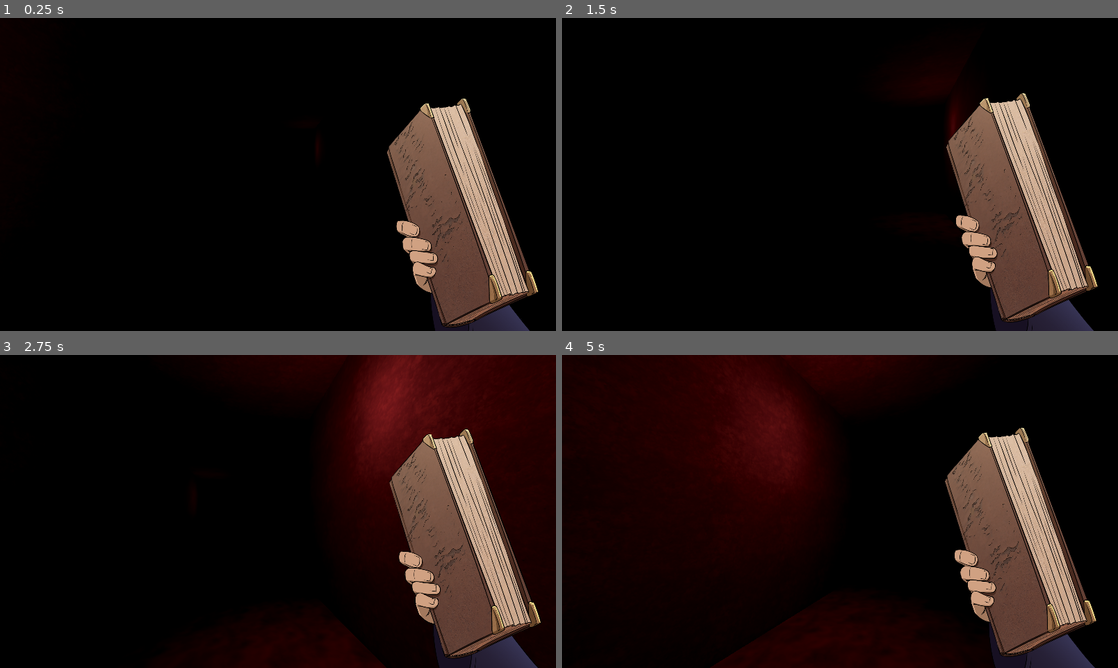
Above: before the commit, frames 1-4 (two rows, left to right).
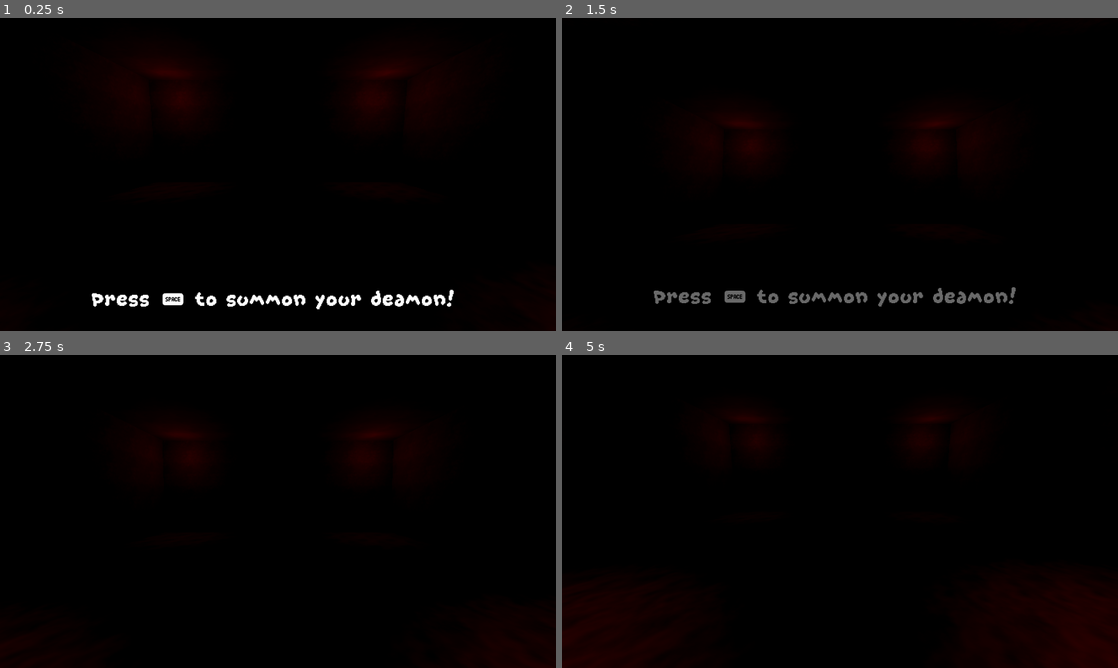
Above: after the commit, the same moments.

Repository: Bigaston/LDJam55
Game: Godot game, scene res://scenes/main.tscn
The game is run twice, just before and just after one commit, with the same random seed, the same clock (stepped at 60 frames per second) and the same inputs.
Inputs (mouse positions are in pixels of both pictures, inside the frame that each line leads up to):
- Up to frame 1 (0.25 s): no input
- Up to frame 2 (1.5 s): move the mouse to (867, 174) at 0.52 s; hold W (move_forward) from 0.53 s (still down); tap Space (use_spell) at 0.6, 1.35 s; move the mouse to (812, 174) at 1.27 s
- Up to frame 3 (2.75 s): keep holding W (move_forward); move the mouse to (289, 505) at 2.02 s; tap Space (use_spell) at 2.1 s
- Up to frame 4 (5 s): keep holding W (move_forward); move the mouse to (834, 517) at 2.77 s; tap Space (use_spell) at 2.85, 3.6, 4.35 s; move the mouse to (878, 514) at 3.52 s; move the mouse to (795, 508) at 4.27 s

The runs differ from the first frame. In frame 1, 15% of the frame differs, in the area x 16-97%, y 13-100%; in frame 2, 15%; in frame 3, 35%; in frame 4, 43%, in the area x 0-100%, y 0-100%.

Commit message:
[AUDIO][MIX][SFX] reverb + intro part

Diff:
--- a/default_bus_layout.tres
+++ b/default_bus_layout.tres
@@ -1,4 +1,11 @@
-[gd_resource type="AudioBusLayout" format=3 uid="uid://w6momqq0rft6"]
+[gd_resource type="AudioBusLayout" load_steps=2 format=3 uid="uid://w6momqq0rft6"]
+
+[sub_resource type="AudioEffectReverb" id="AudioEffectReverb_4r0u7"]
+resource_name = "Reverb"
+room_size = 0.35
+damping = 0.75
+spread = 0.75
+wet = 0.25
 
 [resource]
 bus/1/name = &"SFX"
@@ -7,9 +14,17 @@
 bus/1/bypass_fx = false
 bus/1/volume_db = 0.0
 bus/1/send = &"Master"
+bus/1/effect/0/effect = SubResource("AudioEffectReverb_4r0u7")
+bus/1/effect/0/enabled = true
 bus/2/name = &"Music"
 bus/2/solo = false
-bus/2/mute = true
+bus/2/mute = false
 bus/2/bypass_fx = false
 bus/2/volume_db = 0.0
 bus/2/send = &"Master"
+bus/3/name = &"AMB"
+bus/3/solo = false
+bus/3/mute = false
+bus/3/bypass_fx = false
+bus/3/volume_db = 0.0
+bus/3/send = &"Master"
--- a/objects/monster_legs/Spectre_Leg.tscn
+++ b/objects/monster_legs/Spectre_Leg.tscn
@@ -32,3 +32,4 @@
 [node name="Footstep" type="AudioStreamPlayer3D" parent="Sounds"]
 stream = ExtResource("3_ayv16")
 autoplay = true
+bus = &"SFX"
--- a/objects/monster_legs/Zombie_Leg.tscn
+++ b/objects/monster_legs/Zombie_Leg.tscn
@@ -30,7 +30,7 @@
 tracks/1/interp = 1
 tracks/1/loop_wrap = true
 tracks/1/keys = {
-"times": PackedFloat32Array(0.5),
+"times": PackedFloat32Array(0.6),
 "transitions": PackedFloat32Array(1),
 "values": [{
 "args": [0.0],
@@ -44,7 +44,7 @@
 tracks/2/interp = 1
 tracks/2/loop_wrap = true
 tracks/2/keys = {
-"times": PackedFloat32Array(0.2),
+"times": PackedFloat32Array(0.3),
 "transitions": PackedFloat32Array(1),
 "values": [{
 "args": [0.0],
--- a/resources/audio/audio streams/legs/L_B-Feather.tres
+++ b/resources/audio/audio streams/legs/L_B-Feather.tres
@@ -7,6 +7,7 @@
 [ext_resource type="AudioStream" uid="uid://bl6yhon6tqog8" path="res://resources/audio/sources/monster_limbs/legs/L_B-Feathers-005.wav" id="5_w2b60"]
 
 [resource]
+random_pitch = 4.0
 streams_count = 5
 stream_0/stream = ExtResource("1_0r3lh")
 stream_0/weight = 1.0
--- a/resources/audio/audio streams/legs/L_B.tres
+++ b/resources/audio/audio streams/legs/L_B.tres
@@ -10,6 +10,7 @@
 [ext_resource type="AudioStream" uid="uid://dms4uo8xc7l62" path="res://resources/audio/sources/monster_limbs/legs/L_B-Claws-008.wav" id="8_pfqvh"]
 
 [resource]
+random_pitch = 4.0
 streams_count = 8
 stream_0/stream = ExtResource("1_jmlbx")
 stream_0/weight = 1.0
--- a/resources/audio/audio streams/legs/L_H-Robe.tres
+++ b/resources/audio/audio streams/legs/L_H-Robe.tres
@@ -9,6 +9,7 @@
 [ext_resource type="AudioStream" uid="uid://dhvv0ttaung7k" path="res://resources/audio/sources/monster_limbs/legs/L_H-Robe-007.wav" id="7_sxmvx"]
 
 [resource]
+random_pitch = 4.0
 streams_count = 7
 stream_0/stream = ExtResource("1_7e7vk")
 stream_0/weight = 1.0
--- a/resources/audio/audio streams/legs/L_H-Shoes.tres
+++ b/resources/audio/audio streams/legs/L_H-Shoes.tres
@@ -9,6 +9,7 @@
 [ext_resource type="AudioStream" uid="uid://dnxgo0lqpenll" path="res://resources/audio/sources/monster_limbs/legs/L_H-Footstep - stem-007.wav" id="7_x7gda"]
 
 [resource]
+random_pitch = 4.0
 streams_count = 7
 stream_0/stream = ExtResource("1_wapim")
 stream_0/weight = 1.0
--- a/resources/audio/audio streams/legs/L_O.tres
+++ b/resources/audio/audio streams/legs/L_O.tres
@@ -10,6 +10,7 @@
 [ext_resource type="AudioStream" uid="uid://cajp5b2ogi5tf" path="res://resources/audio/sources/monster_limbs/legs/L_O-008.wav" id="8_77o2x"]
 
 [resource]
+random_pitch = 4.0
 streams_count = 8
 stream_0/stream = ExtResource("1_dqixb")
 stream_0/weight = 1.0
--- a/resources/audio/audio streams/legs/L_Z-Barefoot.tres
+++ b/resources/audio/audio streams/legs/L_Z-Barefoot.tres
@@ -6,6 +6,7 @@
 [ext_resource type="AudioStream" uid="uid://rq3tcjq61sak" path="res://resources/audio/sources/monster_limbs/legs/L_Z_BareFoot-004.wav" id="4_4bbut"]
 
 [resource]
+random_pitch = 4.0
 streams_count = 4
 stream_0/stream = ExtResource("1_3mkub")
 stream_0/weight = 1.0
--- a/resources/audio/audio streams/legs/L_Z-Shoes.tres
+++ b/resources/audio/audio streams/legs/L_Z-Shoes.tres
@@ -1,20 +1,18 @@
 [gd_resource type="AudioStreamRandomizer" load_steps=5 format=3 uid="uid://4342gvncoceh"]
 
-[sub_resource type="AudioStreamWAV" id="AudioStreamWAV_wrhdx"]
-
-[sub_resource type="AudioStreamWAV" id="AudioStreamWAV_ubilc"]
-
-[sub_resource type="AudioStreamWAV" id="AudioStreamWAV_kl0nm"]
-
-[sub_resource type="AudioStreamWAV" id="AudioStreamWAV_116wc"]
+[ext_resource type="AudioStream" uid="uid://bx5pkntr5c3fc" path="res://resources/audio/sources/monster_limbs/legs/L_Z_ShoesOn-001.wav" id="1_l4giu"]
+[ext_resource type="AudioStream" uid="uid://mvcw7tkpdqcf" path="res://resources/audio/sources/monster_limbs/legs/L_Z_ShoesOn-002.wav" id="2_0di0y"]
+[ext_resource type="AudioStream" uid="uid://bm7omg8sjyfql" path="res://resources/audio/sources/monster_limbs/legs/L_Z_ShoesOn-003.wav" id="3_s8w62"]
+[ext_resource type="AudioStream" uid="uid://n2mh03idruga" path="res://resources/audio/sources/monster_limbs/legs/L_Z_ShoesOn-004.wav" id="4_6174a"]
 
 [resource]
+random_pitch = 4.0
 streams_count = 4
-stream_0/stream = SubResource("AudioStreamWAV_wrhdx")
+stream_0/stream = ExtResource("1_l4giu")
 stream_0/weight = 1.0
-stream_1/stream = SubResource("AudioStreamWAV_ubilc")
+stream_1/stream = ExtResource("2_0di0y")
 stream_1/weight = 1.0
-stream_2/stream = SubResource("AudioStreamWAV_kl0nm")
+stream_2/stream = ExtResource("3_s8w62")
 stream_2/weight = 1.0
-stream_3/stream = SubResource("AudioStreamWAV_116wc")
+stream_3/stream = ExtResource("4_6174a")
 stream_3/weight = 1.0
--- a/resources/audio/audio streams/legs/L_Z-Slide.tres
+++ b/resources/audio/audio streams/legs/L_Z-Slide.tres
@@ -6,6 +6,7 @@
 [ext_resource type="AudioStream" uid="uid://dyjrjtwan7e2r" path="res://resources/audio/sources/monster_limbs/legs/L_Z_Slide-004.wav" id="4_upf0u"]
 
 [resource]
+random_pitch = 4.0
 streams_count = 4
 stream_0/stream = ExtResource("1_4moed")
 stream_0/weight = 1.0
--- a/resources/audio/audio streams/ui/UI_Book_Close.tres
+++ b/resources/audio/audio streams/ui/UI_Book_Close.tres
@@ -3,6 +3,7 @@
 [ext_resource type="AudioStream" uid="uid://dtvspl5qqr1h7" path="res://resources/audio/sources/ui/UI-Book_Close_01.wav" id="1_stgfx"]
 
 [resource]
+random_pitch = 3.0
 streams_count = 1
 stream_0/stream = ExtResource("1_stgfx")
 stream_0/weight = 1.0
--- a/resources/audio/audio streams/ui/UI_Book_Open.tres
+++ b/resources/audio/audio streams/ui/UI_Book_Open.tres
@@ -3,6 +3,7 @@
 [ext_resource type="AudioStream" uid="uid://bm4hfui1jmmqi" path="res://resources/audio/sources/ui/UI-Book_Open_01.wav" id="1_10goj"]
 
 [resource]
+random_pitch = 2.0
 streams_count = 1
 stream_0/stream = ExtResource("1_10goj")
 stream_0/weight = 1.0
--- a/resources/audio/audio streams/ui/UI_Spell.tres
+++ b/resources/audio/audio streams/ui/UI_Spell.tres
@@ -5,6 +5,7 @@
 [ext_resource type="AudioStream" uid="uid://bewbgcrq11u5a" path="res://resources/audio/sources/ui/Sort_Transformation-003.wav" id="3_jiggw"]
 
 [resource]
+random_pitch = 4.0
 streams_count = 3
 stream_0/stream = ExtResource("1_w5tn3")
 stream_0/weight = 1.0
--- a/scenes/game/level.tscn
+++ b/scenes/game/level.tscn
@@ -414,10 +414,9 @@
 monster_spawn = NodePath("../StartRoom/MonsterSpawn")
 player_scene = ExtResource("7_2wh5t")
 player_spawn = NodePath("../StartRoom/PlayerSpawn")
-skip_intro = true
 
 [node name="Camera3D" type="Camera3D" parent="Intro"]
-transform = Transform3D(-1, 2.20956e-07, 2.52554e-06, 0, 0.996195, -0.0871558, -2.53518e-06, -0.0871558, -0.996195, 0, 1.5, 1.3)
+transform = Transform3D(-1, -3.52828e-07, 2.51051e-06, 0, 0.990268, 0.139173, -2.53518e-06, 0.139173, -0.990268, 0, 1.5, 1.7)
 
 [node name="AnimationPlayer" type="AnimationPlayer" parent="Intro"]
 libraries = {
Not shown, added: resources/audio/sources/Summoning intro.wav.import
Not shown, added: resources/audio/sources/Summoning intro.wav
